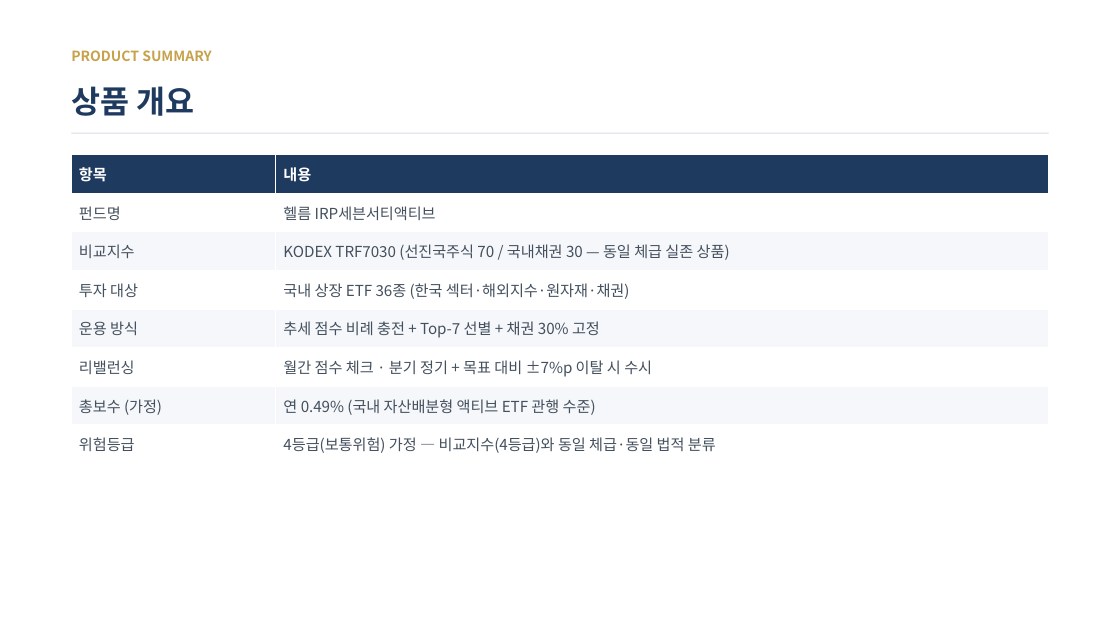
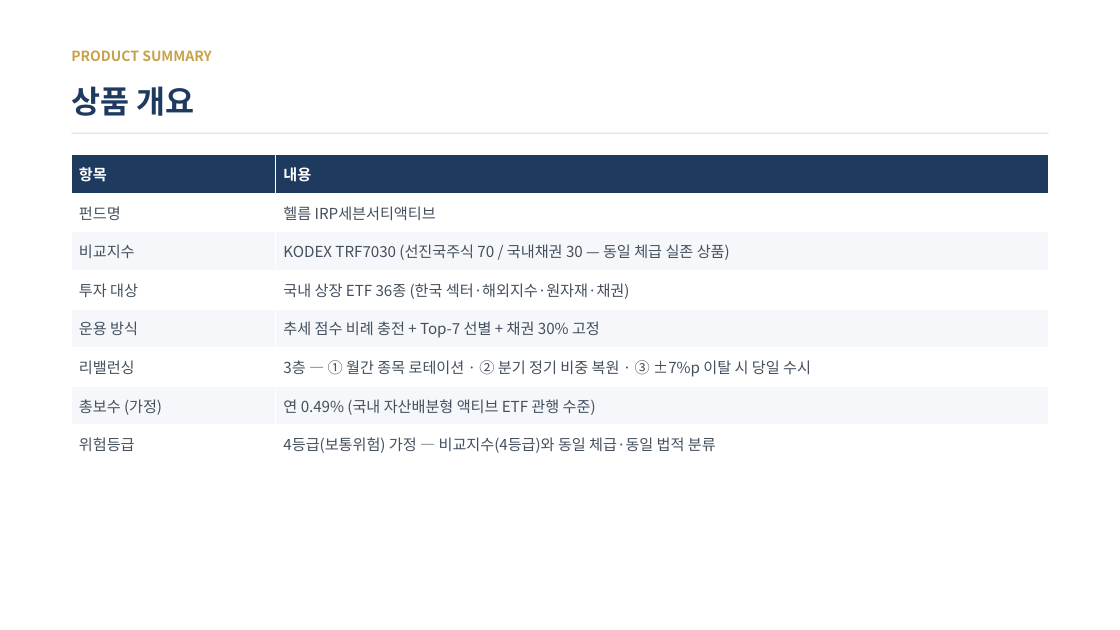
Before and after one commit to sejongrestaurant/aq2_qrisproject, a slide deck: slide 18 of doc/헬름_IRP세븐서티액티브_발표자료.pptx. Drawn at 1120x630 pixels with LibreOffice and Linux fonts; fonts in the diff are those of the drawing. Boxes give left, top, right and bottom in pixels: in the first picture for what was removed or moved away, otherwise in the second. Text is boxed around its words. In the diff, an @@ line names an element or a change of style, - is before the commit and + after.

```diff
--- a/doc/헬름_IRP세븐서티액티브_발표자료.pptx
+++ b/doc/헬름_IRP세븐서티액티브_발표자료.pptx
@@ table at [71,155,1049,464] @@
-row 6, column 2: 월간 점수 체크 · 분기 정기 + 목표 대비 ±7%p 이탈 시 수시
+row 6, column 2: 3층 — ① 월간 종목 로테이션 · ② 분기 정기 비중 복원 · ③ ±7%p 이탈 시 당일 수시
```
Also in this commit, not shown: 1 other slide changed, 7 other files.
